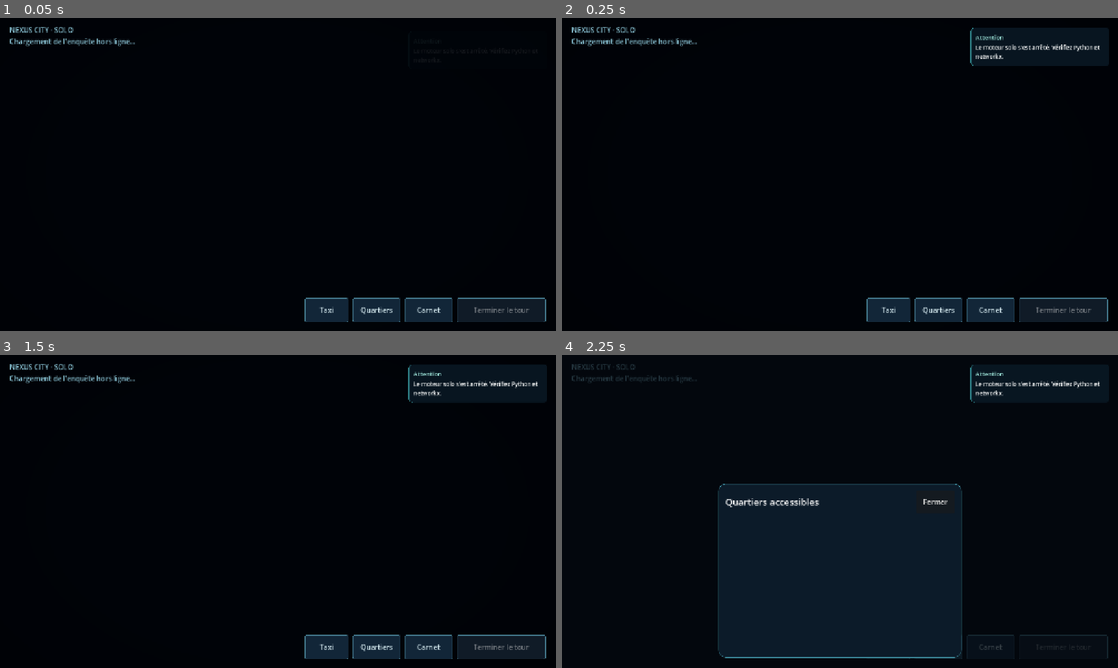
Above: before the commit, frames 1-4 (two rows, left to right).
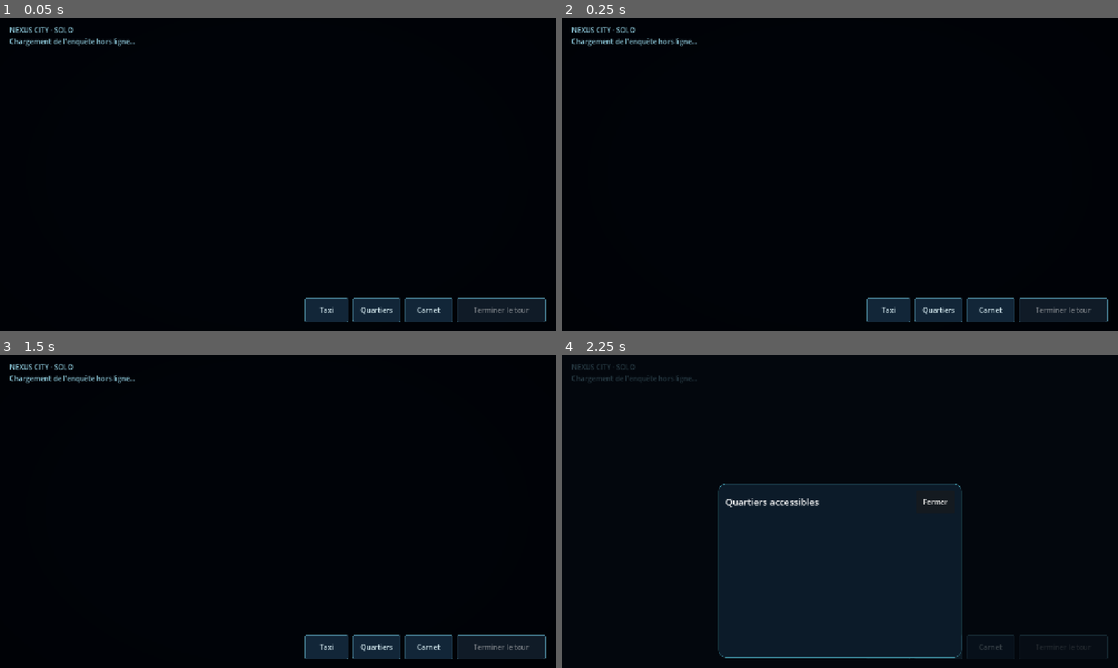
Above: after the commit, the same moments.

Repository: kerighan/modular_murders
Game: Godot game, scene res://main.tscn
Same seed, same stepped clock (60 frames per second), same inputs: the game is played once before the commit and once after it.
Inputs:
- Up to frame 1 (0.05 s): no input
- Up to frame 2 (0.25 s): no input
- Up to frame 3 (1.5 s): click "Taxi" at 0.5 s; click "Fermer" at 1.25 s
- Up to frame 4 (2.25 s): click "Quartiers" at 2 s

The runs differ from the first frame. In frame 2, 2.9% of the frame differs, in the area x 73-99%, y 3-16%; in frame 3, 2.8%; in frame 4, 0.4%.

Commit message:
Approach offers "Lui parler" through the real buttons; first toast waits for the turn title (build 39)
- rpg_dialogue: the option filter dropped the `talk` key, so on the phone the
  approach stage showed no question after the description. `talk` is now a
  button, the next button reads "Quitter" on the approach.
- case_toasts: the first note of a series waits 2.4 s (the "TOUR n" title
  fades first); later notes follow each other.
- Native smoke `tests/approach_ui_smoke.gd` drives the approach with taps.

Co-Authored-By: Claude Fable 5.1 <noreply@anthropic.com>

Diff:
--- a/godot/case_toasts.gd
+++ b/godot/case_toasts.gd
@@ -1,6 +1,8 @@
 extends Control
 ## Concise, non-interactive floating notes, shown one after another; never a stack covering the dialogue.
+const FIRST_DELAY := 2.4  # let the turn title fade before the first note catches the eye
 var queue := []  # [heading, body] waiting their turn
+var starter: Tween
 var card: PanelContainer
 var title: Label
 var detail: Label
@@ -41,15 +43,18 @@
 	card.visible = false
 
 func note(heading: String, body: String = "") -> void:
-	if card.visible:
-		queue.append([heading, body])
-		return
-	_show(heading, body)
+	queue.append([heading, body])
+	if card.visible or (is_instance_valid(starter) and starter.is_running()):
+		return  # shown in its turn
+	starter = create_tween().set_process_mode(Tween.TWEEN_PROCESS_PHYSICS)
+	starter.tween_interval(FIRST_DELAY)
+	starter.tween_callback(_next)
 
 func clear() -> void:
 	queue.clear()
-	if is_instance_valid(tween):
-		tween.kill()
+	for t in [tween, starter]:
+		if is_instance_valid(t):
+			t.kill()
 	card.hide()
 
 func _next() -> void:
--- a/godot/rpg_dialogue.gd
+++ b/godot/rpg_dialogue.gd
@@ -22,6 +22,7 @@
 var current_terminal := false
 var options := []
 var active := false
+var approaching := false  # the detective's look at a suspect: "Lui parler" / "Quitter" next
 var waiting := false
 var reading := false
 var selecting := false
@@ -186,7 +187,8 @@
 		context.text = str(cue.context)
 		if active and total > 0:  # the suspect's question budget stays in view
 			context.text += " · Questions %d/%d" % [used, total] + (" · %d PA" % remaining_pa if remaining_pa >= 0 else "")
-	if cue.stage == "approach":
+	approaching = cue.stage == "approach"
+	if approaching:
 		context.text = "Approche" + (" · %d PA" % remaining_pa if remaining_pa >= 0 else "")
 	elif active and remaining_pa == 0 and int(cue.get("remaining", 0)) == 0:
 		context.text += " · Relecture gratuite"
@@ -326,7 +328,7 @@
 			thinking = false
 			_person(reply_person)
 			context.text = reply_context
-		_set_text("Quel enregistrement souhaitez-vous consulter ?" if current_terminal else "Que souhaitez-vous lui demander ?", false)
+		_set_text("Quel enregistrement souhaitez-vous consulter ?" if current_terminal else "Lui parler coûte un point d'action." if approaching else "Que souhaitez-vous lui demander ?", false)
 		_show_options(true)
 	else:
 		hide()
@@ -350,7 +352,7 @@
 	var folders := {}
 	for option in options:
 		var key: Array = option[0]
-		if conversation and key[0] not in ["ask", "talk_about", "summon"]:
+		if conversation and key[0] not in ["ask", "talk_about", "summon", "talk"]:
 			continue
 		if key[0] == "summon":
 			has_summons = true
@@ -454,7 +456,7 @@
 	for option in options:
 		if option[0][0] == "stop":
 			stop = option[0]
-	next_button.text = "Fermer les archives" if current_terminal and not stop.is_empty() else "Revenir à la ville" if remaining_pa == 0 …(117 unchanged characters)…
+	next_button.text = "Fermer les archives" if current_terminal and not stop.is_empty() else "Quitter" if approaching and not stop.is_empty() else "Revenir à la ville" if remaining_pa == 0 …(117 unchanged characters)…
 	next_button.set_meta("stop", stop)
 
 func _show_people_questions(kind: String = "talk_about") -> void:
--- /dev/null
+++ b/godot/tests/approach_ui_smoke.gd
@@ -0,0 +1,51 @@
+extends "res://tests/summon_smoke.gd"
+# Through the real buttons: ring a suspect, read the detective's look, "Lui parler (1 PA)",
+# and the questions appear; the next button reads "Quitter" on the approach.
+
+func _key_button(kind: String) -> Button:
+	for button in client.dialogue.choices.get_children():
+		var key: Array = button.get_meta("key", [])
+		if not key.is_empty() and key[0] == kind:
+			return button
+	return null
+
+func _run() -> void:
+	for arg in OS.get_cmdline_user_args():
+		if arg.begins_with("--capture-suffix="):
+			suffix = arg.trim_prefix("--capture-suffix=")
+	client = load("res://main.tscn").instantiate()
+	root.add_child(client)
+	for i in 500:
+		if client.view.has("setup"):
+			break
+		await create_timer(0.025).timeout
+	client.chosen = ["search", "rapport"]
+	client.start_choice = client.view.setup.default_start
+	client._start_game()
+	await _settle()
+	client.dialogue.hide()
+	await _act(["investigate", "inspect_scene"])
+	client.dialogue.hide()
+	var home := ""
+	for door in client.view.doors:
+		if door.occupied:
+			home = door.place
+	_check(not home.is_empty(), "A resident at home is needed")
+	var street: String = client.view.places[home].street
+	await _go(street)
+	if client.view.ap == 0:
+		await _act(["end"])
+	await _act(["ring", home])
+	_check(client.view.conversation.stage == "approach", "Ringing opens the approach")
+	client.dialogue._finish_reveal()
+	await _tap(client.dialogue.next_button)
+	_check(client.dialogue.selecting and _key_button("talk") != null, "The approach offers 'Lui parler'")
+	_check(client.dialogue.next_button.text == "Quitter", "The next button leaves on the approach")
+	await _capture("approach-choice")
+	var ap: int = client.view.ap
+	await _tap(_key_button("talk"))
+	_check(client.view.conversation.stage == "greeting" and client.view.ap == ap - 1, "'Lui parler' costs the point and opens the questions")
+	_check(client.dialogue.selecting and _key_button("ask") != null, "Questions must be listed after 'Lui parler'")
+	await _capture("approach-questions")
+	print("Approach UI smoke OK")
+	quit(0)
--- a/godot/tests/turn_toasts_smoke.gd
+++ b/godot/tests/turn_toasts_smoke.gd
@@ -24,7 +24,11 @@
 	var shown := false
 	for i in 4:
 		await _act(["end"])
-		await create_timer(0.4).timeout
+		_check(not client.case_toasts.card.visible, "The first note waits for the turn title")
+		for j in 40:
+			await create_timer(0.1).timeout
+			if client.case_toasts.card.visible:
+				break
 		if client.case_toasts.card.visible and client.case_toasts.detail.text.begins_with("Le légiste a terminé"):
 			shown = true
 			await _capture("turn-toast")
Not shown, changed: README.md
Not shown, changed: godot/HANDOFF.md
Not shown, changed: godot/android-solo/README.md
Not shown, changed: godot/android-solo/app/build.gradle
